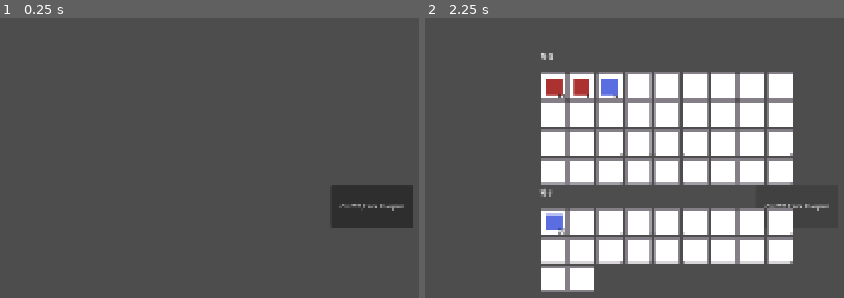
Above: before the commit, frames 1-2 (left to right).
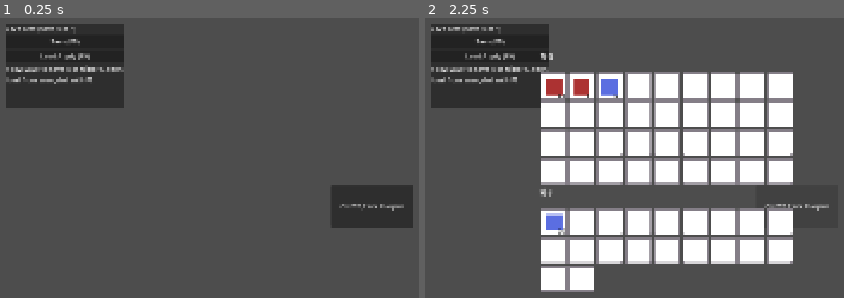
Above: after the commit, the same moments.

Repository: haoccy0u/company
Game: Godot game, scene res://scenes/invtest/inventorytest.tscn
The game is run twice, just before and just after one commit, with the same random seed, the same clock (stepped at 60 frames per second) and the same inputs. This scene is started directly instead of the project's main scene.
Inputs (mouse positions are in pixels of both pictures, inside the frame that each line leads up to):
- Up to frame 1 (0.25 s): no input
- Up to frame 2 (2.25 s): click (487, 40) at 0.5 s, where only the run after the commit has a clickable "Save (F5)"; click (487, 57) at 1.25 s, where only the run after the commit has a clickable "Load Apply (F9)"; click "CHEST,Click to open" at 2 s

The runs differ from the first frame. In frame 1, 7.9% of the frame differs, in the area x 1-30%, y 2-33%; in frame 2, 7.7%.

Commit message:
添加存档系统，并完成物品存档的测试

Diff:
--- a/project.godot
+++ b/project.godot
@@ -15,6 +15,10 @@
 config/features=PackedStringArray("4.6", "Forward Plus")
 config/icon="res://icon.svg"
 
+[autoload]
+
+SaveManager="*res://src/save/SaveManager.gd"
+
 [display]
 
 window/size/viewport_width=1920
--- a/scenes/invtest/HUD.gd
+++ b/scenes/invtest/HUD.gd
@@ -1,11 +1,13 @@
 extends CanvasLayer
 class_name HUD
 
-@export var inventory_ui_scene: PackedScene  # 拖 InventoryUIPanel.tscn
+@export var inventory_ui_scene: PackedScene
+@export var test_save_slot: int = 1
 var inventory_ui: InventoryUIPanel
 
 func _ready() -> void:
 	add_to_group("hud")
+	_build_save_test_panel()
 
 func open_inventory(player_inv: InventoryComponent, chest_inv: InventoryComponent) -> void:
 	if inventory_ui == null:
@@ -13,3 +15,73 @@
 		add_child(inventory_ui)
 
 	inventory_ui.open_with(player_inv, chest_inv)
+
+func _unhandled_input(event: InputEvent) -> void:
+	if event is InputEventKey and event.pressed and not event.echo:
+		match event.keycode:
+			KEY_F5:
+				_on_save_pressed()
+				get_viewport().set_input_as_handled()
+			KEY_F9:
+				_on_load_pressed()
+				get_viewport().set_input_as_handled()
+
+func _build_save_test_panel() -> void:
+	var panel := PanelContainer.new()
+	panel.name = "SaveTestPanel"
+	panel.offset_left = 16
+	panel.offset_top = 16
+	panel.offset_right = 300
+	panel.offset_bottom = 220
+	add_child(panel)
+
+	var box := VBoxContainer.new()
+	box.size_flags_horizontal = Control.SIZE_EXPAND_FILL
+	box.size_flags_vertical = Control.SIZE_EXPAND_FILL
+	panel.add_child(box)
+
+	var title := Label.new()
+	title.text = "Save Test (save_slot %d)" % test_save_slot
+	box.add_child(title)
+
+	_add_test_button(box, "Save (F5)", Callable(self, "_on_save_pressed"))
+	_add_test_button(box, "Load Apply (F9)", Callable(self, "_on_load_pressed"))
+
+	var tips := Label.new()
+	tips.autowrap_mode = TextServer.AUTOWRAP_WORD_SMART
+	tips.text = "Flow: Save to save_slot with F5, then load from save_slot with F9."
+	box.add_child(tips)
+
+func _add_test_button(parent: VBoxContainer, text: String, callback: Callable) -> void:
+	var button := Button.new()
+	button.text = text
+	button.pressed.connect(callback)
+	parent.add_child(button)
+
+func _on_save_pressed() -> void:
+	var manager := _get_save_manager()
+	if manager == null:
+		push_warning("SaveManager not found.")
+		return
+	var report_variant: Variant = manager.call("save_slot", test_save_slot)
+	if report_variant is Dictionary:
+		_print_report("save_slot", report_variant)
+	else:
+		push_warning("save_slot did not return Dictionary.")
+
+func _on_load_pressed() -> void:
+	var manager := _get_save_manager()
+	if manager == null:
+		push_warning("SaveManager not found.")
+		return
+	var report_variant: Variant = manager.call("load_slot", test_save_slot)
+	if report_variant is Dictionary:
+		_print_report("load_slot", report_variant)
+	else:
+		push_warning("load_slot did not return Dictionary.")
+
+func _print_report(action: String, report: Dictionary) -> void:
+	print("[save-test] ", action, " -> ", report)
+
+func _get_save_manager() -> Node:
+	return get_node_or_null("/root/SaveManager")
--- a/src/inventory/InventoryComponent.gd
+++ b/src/inventory/InventoryComponent.gd
@@ -3,12 +3,19 @@
 
 signal changed
 
+const SAVE_GROUP := "saveable"
+const INVENTORY_SAVE_CODEC := preload("res://src/save/codecs/InventorySaveCodec.gd")
+
+@export var save_enabled: bool = true
+@export var save_id: StringName = &""
 @export var container_template: ItemContainer
 var container: ItemContainer
 
 #region Public
 func _ready() -> void:
 	ensure_initialized()
+	if save_enabled and not is_in_group(SAVE_GROUP):
+		add_to_group(SAVE_GROUP)
 
 func ensure_initialized() -> void:
 	if container != null:
@@ -28,6 +35,35 @@
 	if index < 0 or index >= container.slots.size():
 		return null
 	return container.slots[index]
+
+func get_save_id() -> String:
+	if not save_enabled:
+		return ""
+	if not save_id.is_empty():
+		return String(save_id)
+	var node_path_id := String(get_path())
+	if not node_path_id.is_empty():
+		return node_path_id
+	if container_template != null and not container_template.item_container_id.is_empty():
+		return String(container_template.item_container_id)
+	ensure_initialized()
+	if container != null and not container.item_container_id.is_empty():
+		return String(container.item_container_id)
+	return ""
+
+func get_save_type() -> String:
+	return "inventory"
+
+func capture_state() -> Dictionary:
+	ensure_initialized()
+	return INVENTORY_SAVE_CODEC.capture(self)
+
+func apply_state(data: Dictionary) -> bool:
+	ensure_initialized()
+	var applied: bool = bool(INVENTORY_SAVE_CODEC.apply(self, data))
+	if applied:
+		notify_changed()
+	return applied
 
 # Single source of truth for inventory data-change notifications.
 func notify_changed() -> void:
@@ -122,9 +158,9 @@
 #endregion
 
 #region Private
-func _make_result(changed: bool, moved: int, remainder: int, reason: StringName, meta: Dictionary = {}) -> Dictionary:
+func _make_result(did_change: bool, moved: int, remainder: int, reason: StringName, meta: Dictionary = {}) -> Dictionary:
 	return {
-		"changed": changed,
+		"changed": did_change,
 		"moved": moved,
 		"remainder": remainder,
 		"reason": reason,
--- /dev/null
+++ b/src/save/SaveManager.gd
@@ -0,0 +1,266 @@
+extends Node
+
+signal save_finished(save_slot: int, report: Dictionary)
+signal load_finished(save_slot: int, report: Dictionary)
+
+const SAVEABLE_PROTOCOL := preload("res://src/save/Saveable.gd")
+const SAVE_GROUP := "saveable"
+const SAVE_VERSION := 1
+const SAVE_DIR := "user://saves"
+const SAVE_SLOT_FILE_PREFIX := "save_slot_"
+const SAVE_FILE_SUFFIX := ".json"
+
+
+func save_slot(save_slot_id: int = 1) -> Dictionary:
+	var path: String = _save_slot_path(save_slot_id)
+	var report: Dictionary = {
+		"ok": false,
+		"path": path,
+		"saved_ids": [],
+		"skipped_nodes": [],
+		"errors": []
+	}
+	if save_slot_id <= 0:
+		report["errors"].append("invalid_save_slot")
+		save_finished.emit(save_slot_id, report)
+		return report
+
+	var payload_nodes: Array[Dictionary] = []
+	var seen_ids: Dictionary = {}
+
+	for node_variant in get_tree().get_nodes_in_group(SAVE_GROUP):
+		var node: Node = node_variant as Node
+		var validation: Dictionary = SAVEABLE_PROTOCOL.validate_node(node)
+		if not bool(validation["ok"]):
+			report["skipped_nodes"].append({
+				"path": str(node.get_path()) if node != null else "<null>",
+				"reason": validation["reason"]
+			})
+			continue
+
+		var save_id: String = String(node.call("get_save_id"))
+		if save_id.is_empty():
+			report["skipped_nodes"].append({
+				"path": str(node.get_path()),
+				"reason": "empty_save_id"
+			})
+			continue
+		if seen_ids.has(save_id):
+			report["errors"].append("duplicate_save_id:%s" % save_id)
+			continue
+
+		var state_variant: Variant = node.call("capture_state")
+		if not (state_variant is Dictionary):
+			report["skipped_nodes"].append({
+				"id": save_id,
+				"reason": "capture_state_not_dictionary"
+			})
+			continue
+
+		var state: Dictionary = state_variant
+		seen_ids[save_id] = true
+		var save_type: String = String(node.call("get_save_type")) if node.has_method("get_save_type") else String(node.get_class())
+		payload_nodes.append({
+			"id": save_id,
+			"type": save_type,
+			"state": state
+		})
+		report["saved_ids"].append(save_id)
+
+	var payload: Dictionary = {
+		"version": SAVE_VERSION,
+		"saved_at_unix": Time.get_unix_time_from_system(),
+		"nodes": payload_nodes
+	}
+
+	var write_result: int = _write_json(path, payload)
+	if write_result != OK:
+		report["errors"].append("write_failed:%s" % error_string(write_result))
+		save_finished.emit(save_slot_id, report)
+		return report
+
+	report["ok"] = true
+	save_finished.emit(save_slot_id, report)
+	return report
+
+
+func load_slot(save_slot_id: int = 1) -> Dictionary:
+	var path: String = _save_slot_path(save_slot_id)
+	var report: Dictionary = {
+		"ok": false,
+		"path": path,
+		"loaded_ids": [],
+		"missing_ids": [],
+		"errors": []
+	}
+	if save_slot_id <= 0:
+		report["errors"].append("invalid_save_slot")
+		load_finished.emit(save_slot_id, report)
+		return report
+	if not FileAccess.file_exists(path):
+		report["errors"].append("save_file_not_found")
+		load_finished.emit(save_slot_id, report)
+		return report
+
+	var parse: Dictionary = _read_json(path)
+	if not bool(parse["ok"]):
+		report["errors"].append(parse["error"])
+		load_finished.emit(save_slot_id, report)
+		return report
+
+	var payload_variant: Variant = parse.get("data", {})
+	if not (payload_variant is Dictionary):
+		report["errors"].append("invalid_payload")
+		load_finished.emit(save_slot_id, report)
+		return report
+	var payload: Dictionary = payload_variant
+
+	var nodes_variant: Variant = payload.get("nodes", [])
+	if not (nodes_variant is Array):
+		report["errors"].append("invalid_nodes_field")
+		load_finished.emit(save_slot_id, report)
+		return report
+	var entries: Array = nodes_variant
+
+	var saveable_map: Dictionary = _build_saveable_map()
+	for entry_variant in entries:
+		if not (entry_variant is Dictionary):
+			report["errors"].append("invalid_node_entry")
+			continue
+		var entry: Dictionary = entry_variant
+
+		var save_id: String = String(entry.get("id", ""))
+		if save_id.is_empty():
+			report["errors"].append("missing_node_id")
+			continue
+		if not saveable_map.has(save_id):
+			report["missing_ids"].append(save_id)
+			continue
+
+		var state_variant: Variant = entry.get("state", {})
+		if not (state_variant is Dictionary):
+			report["errors"].append("invalid_state:%s" % save_id)
+			continue
+		var state: Dictionary = state_variant
+
+		var node_variant: Variant = saveable_map[save_id]
+		var node: Node = node_variant as Node
+		if node == null:
+			report["errors"].append("invalid_saveable_node:%s" % save_id)
+			continue
+
+		var apply_result: Variant = node.call("apply_state", state)
+		if apply_result is bool and not apply_result:
+			report["errors"].append("apply_state_rejected:%s" % save_id)
+			continue
+
+		report["loaded_ids"].append(save_id)
+
+	report["ok"] = report["errors"].is_empty()
+	load_finished.emit(save_slot_id, report)
+	return report
+
+
+func delete_slot(save_slot_id: int = 1) -> bool:
+	if save_slot_id <= 0:
+		return false
+	var path: String = _save_slot_path(save_slot_id)
+	if not FileAccess.file_exists(path):
+		return false
+	return DirAccess.remove_absolute(ProjectSettings.globalize_path(path)) == OK
+
+
+func list_save_slots() -> Array[int]:
+	var save_slots: Array[int] = []
+	var dir: DirAccess = DirAccess.open(SAVE_DIR)
+	if dir == null:
+		return save_slots
+
+	dir.list_dir_begin()
+	while true:
+		var file_name: String = dir.get_next()
+		if file_name.is_empty():
+			break
+		if dir.current_is_dir():
+			continue
+		if not file_name.begins_with(SAVE_SLOT_FILE_PREFIX):
+			continue
+		if not file_name.ends_with(SAVE_FILE_SUFFIX):
+			continue
+
+		var raw_slot: String = file_name.trim_prefix(SAVE_SLOT_FILE_PREFIX).trim_suffix(SAVE_FILE_SUFFIX)
+		var slot_id: int = int(raw_slot)
+		if slot_id > 0:
+			save_slots.append(slot_id)
+	dir.list_dir_end()
+
+	save_slots.sort()
+	return save_slots
+
+
+func _save_slot_path(save_slot_id: int) -> String:
+	return "%s/%s%d%s" % [SAVE_DIR, SAVE_SLOT_FILE_PREFIX, save_slot_id, SAVE_FILE_SUFFIX]
+
+
+func _ensure_save_dir() -> int:
+	return DirAccess.make_dir_recursive_absolute(ProjectSettings.globalize_path(SAVE_DIR))
+
+
+func _write_json(path: String, payload: Dictionary) -> int:
+	var dir_result: int = _ensure_save_dir()
+	if dir_result != OK and dir_result != ERR_ALREADY_EXISTS:
+		return dir_result
+
+	var file: FileAccess = FileAccess.open(path, FileAccess.WRITE)
+	if file == null:
+		return FileAccess.get_open_error()
+
+	file.store_string(JSON.stringify(payload, "\t"))
+	file.flush()
+	return OK
+
+
+func _read_json(path: String) -> Dictionary:
+	var file: FileAccess = FileAccess.open(path, FileAccess.READ)
+	if file == null:
+		return {
+			"ok": false,
+			"error": "open_failed:%s" % error_string(FileAccess.get_open_error()),
+			"data": {}
+		}
+
+	var text: String = file.get_as_text()
+	var parsed: Variant = JSON.parse_string(text)
+	if not (parsed is Dictionary):
+		return {
+			"ok": false,
+			"error": "json_parse_failed",
+			"data": {}
+		}
+
+	return {
+		"ok": true,
+		"error": "",
+		"data": parsed
+	}
+
+
+func _build_saveable_map() -> Dictionary:
+	var map: Dictionary = {}
+
+	for node_variant in get_tree().get_nodes_in_group(SAVE_GROUP):
+		var node: Node = node_variant as Node
+		var validation: Dictionary = SAVEABLE_PROTOCOL.validate_node(node)
+		if not bool(validation["ok"]):
+			continue
+
+		var save_id: String = String(node.call("get_save_id"))
+		if save_id.is_empty():
+			continue
+		if map.has(save_id):
+			push_warning("Duplicate save_id detected in scene: %s" % save_id)
+			continue
+
+		map[save_id] = node
+
+	return map
--- /dev/null
+++ b/src/save/Saveable.gd
@@ -0,0 +1,33 @@
+extends RefCounted
+class_name Saveable
+
+static func _required_methods() -> Array[String]:
+	return [
+		"get_save_id",
+		"capture_state",
+		"apply_state"
+	]
+
+
+static func validate_node(node: Node) -> Dictionary:
+	if node == null:
+		return {
+			"ok": false,
+			"reason": "node_is_null"
+		}
+
+	for method_name in _required_methods():
+		if not node.has_method(method_name):
+			return {
+				"ok": false,
+				"reason": "missing_method:%s" % method_name
+			}
+
+	return {
+		"ok": true,
+		"reason": ""
+	}
+
+
+static func is_compatible(node: Node) -> bool:
+	return bool(validate_node(node)["ok"])
--- /dev/null
+++ b/src/save/codecs/InventorySaveCodec.gd
@@ -0,0 +1,164 @@
+extends RefCounted
+class_name InventorySaveCodec
+
+const SAVE_SCAN_ROOT := "res://data"
+
+
+static func capture(component: InventoryComponent) -> Dictionary:
+	if component == null:
+		return {}
+
+	component.ensure_initialized()
+	var container: ItemContainer = component.container
+	if container == null:
+		return {}
+
+	var slots_data: Array[Dictionary] = []
+	for i in range(container.slots.size()):
+		var slot: Slot = container.slots[i]
+		if slot == null or slot.is_empty() or slot.item == null:
+			continue
+		slots_data.append({
+			"index": i,
+			"item_id": String(slot.item.item_id),
+			"item_path": slot.item.resource_path,
+			"count": slot.count
+		})
+
+	return {
+		"slot_count": container.slot_count,
+		"container_id": String(container.item_container_id),
+		"slots": slots_data
+	}
+
+
+static func apply(component: InventoryComponent, data: Dictionary) -> bool:
+	if component == null or data.is_empty():
+		return false
+
+	component.ensure_initialized()
+	var container: ItemContainer = component.container
+	if container == null:
+		return false
+
+	var saved_slot_count: int = int(data.get("slot_count", container.slot_count))
+	if saved_slot_count >= 0 and saved_slot_count != container.slot_count:
+		container.slot_count = saved_slot_count
+
+	for i in range(container.slots.size()):
+		var slot: Slot = container.slots[i]
+		if slot == null:
+			slot = Slot.new()
+			container.slots[i] = slot
+		slot.clear()
+
+	var slots_variant: Variant = data.get("slots", [])
+	if not (slots_variant is Array):
+		return true
+
+	var resolve_cache: Dictionary = {}
+	var slots_data: Array = slots_variant
+	for entry_variant in slots_data:
+		if not (entry_variant is Dictionary):
+			continue
+
+		var entry: Dictionary = entry_variant
+		var index: int = int(entry.get("index", -1))
+		if index < 0 or index >= container.slots.size():
+			continue
+
+		var item: ItemData = _resolve_saved_item(component, entry, resolve_cache)
+		if item == null:
+			continue
+
+		var count: int = maxi(int(entry.get("count", 0)), 0)
+		if count <= 0:
+			continue
+
+		var target_slot: Slot = container.slots[index]
+		if target_slot == null:
+			target_slot = Slot.new()
+			container.slots[index] = target_slot
+		target_slot.item = item
+		target_slot.count = mini(count, maxi(item.max_stack, 1))
+
+	return true
+
+
+static func _resolve_saved_item(component: InventoryComponent, entry: Dictionary, resolve_cache: Dictionary) -> ItemData:
+	var item_id: StringName = StringName(String(entry.get("item_id", "")))
+	if not item_id.is_empty() and resolve_cache.has(item_id):
+		return resolve_cache[item_id] as ItemData
+
+	var item_path: String = String(entry.get("item_path", ""))
+	if not item_path.is_empty() and ResourceLoader.exists(item_path):
+		var loaded: Resource = ResourceLoader.load(item_path)
+		if loaded is ItemData:
+			var from_path: ItemData = loaded
+			if not item_id.is_empty():
+				resolve_cache[item_id] = from_path
+			return from_path
+
+	var from_slots: ItemData = _find_item_in_existing_slots(component, item_id)
+	if from_slots != null:
+		if not item_id.is_empty():
+			resolve_cache[item_id] = from_slots
+		return from_slots
+
+	var from_data: ItemData = _find_item_in_dir_by_id(item_id, SAVE_SCAN_ROOT)
+	if from_data != null and not item_id.is_empty():
+		resolve_cache[item_id] = from_data
+	return from_data
+
+
+static func _find_item_in_existing_slots(component: InventoryComponent, item_id: StringName) -> ItemData:
+	if component == null or item_id.is_empty():
+		return null
+
+	if component.container != null:
+		for slot in component.container.slots:
+			if slot != null and slot.item != null and slot.item.item_id == item_id:
+				return slot.item
+
+	if component.container_template != null:
+		for slot in component.container_template.slots:
+			if slot != null and slot.item != null and slot.item.item_id == item_id:
+				return slot.item
+
+	return null
+
+
+static func _find_item_in_dir_by_id(item_id: StringName, root_dir: String) -> ItemData:
+	if item_id.is_empty():
+		return null
+
+	var dir: DirAccess = DirAccess.open(root_dir)
+	if dir == null:
+		return null
+
+	dir.list_dir_begin()
+	while true:
+		var entry_name: String = dir.get_next()
+		if entry_name.is_empty():
+			break
+		if entry_name.begins_with("."):
+			continue
+
+		var path: String = "%s/%s" % [root_dir, entry_name]
+		if dir.current_is_dir():
+			var nested: ItemData = _find_item_in_dir_by_id(item_id, path)
+			if nested != null:
+				dir.list_dir_end()
+				return nested
+			continue
+
+		if not entry_name.ends_with(".tres") and not entry_name.ends_with(".res"):
+			continue
+
+		var loaded: Resource = ResourceLoader.load(path)
+		if loaded is ItemData and (loaded as ItemData).item_id == item_id:
+			dir.list_dir_end()
+			return loaded as ItemData
+	dir.list_dir_end()
+
+	return null
Not shown, added: src/save/SaveManager.gd.uid
Not shown, added: src/save/Saveable.gd.uid
Not shown, added: src/save/codecs/InventorySaveCodec.gd.uid
